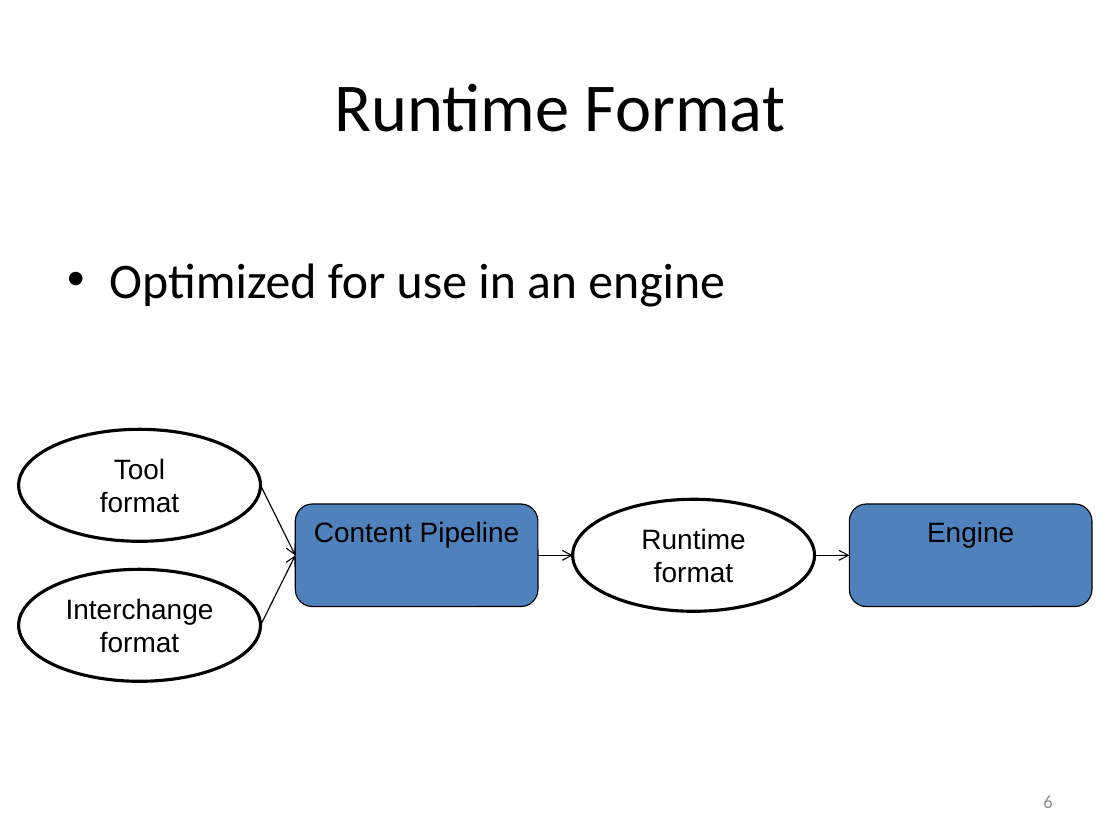
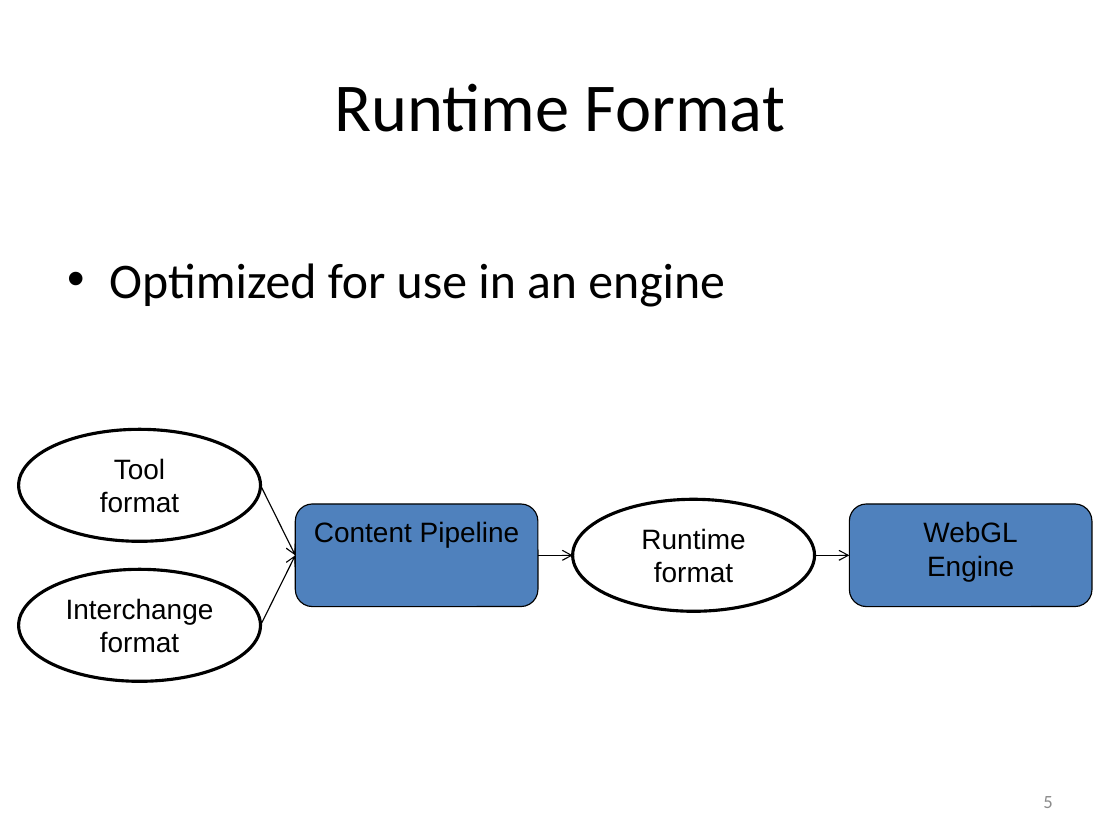
Before and after one commit to pjcozzi/Articles, a slide deck: slide 5 of WebGLContentPipeline/WebGLContentPipelineWithglTF.pptx (slide 6 before the commit). Drawn at 1120x840 pixels with LibreOffice and Linux fonts; fonts in the diff are those of the drawing. Boxes give left, top, right and bottom in pixels: in the first picture for what was removed or moved away, otherwise in the second. Text is boxed around its words. In the diff, an @@ line names an element or a change of style, - is before the commit and + after.

```diff
--- a/WebGLContentPipeline/WebGLContentPipelineWithglTF.pptx
+++ b/WebGLContentPipeline/WebGLContentPipelineWithglTF.pptx
@@ text in rounded rectangle at (923,521,1017,543): paragraph added @@
+WebGL
@@ page number at (1043,796,1052,808): text changed @@
-6
+5
```
Also in this commit, not shown: 5 other slides changed, 1 slide added, 2 slides removed.
